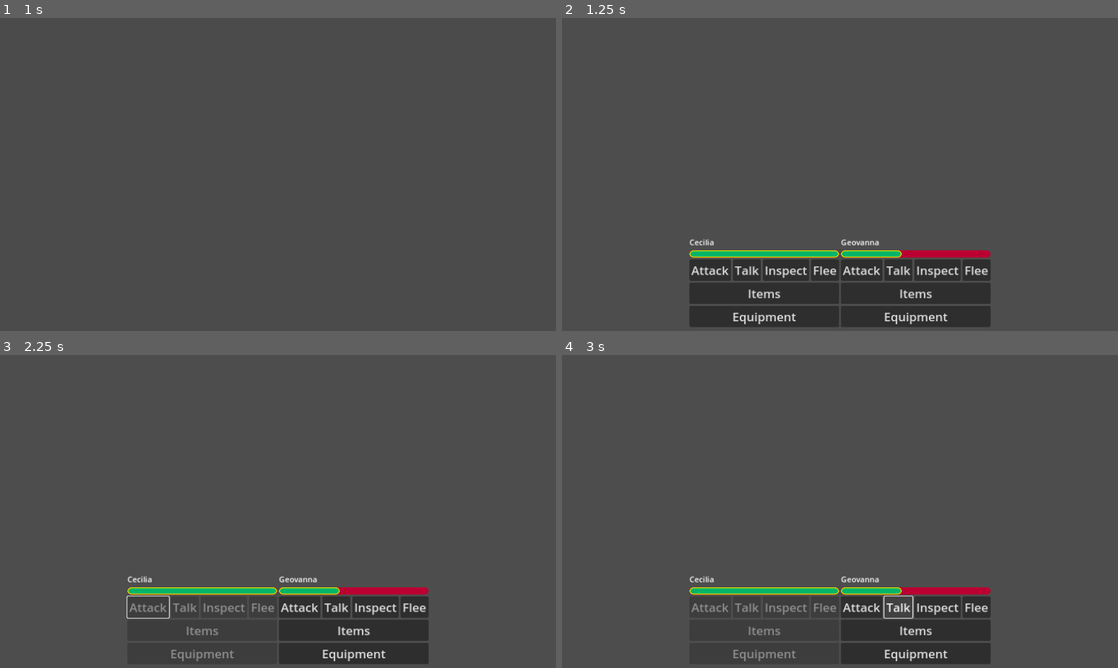
Above: before the commit, frames 1-4 (two rows, left to right).
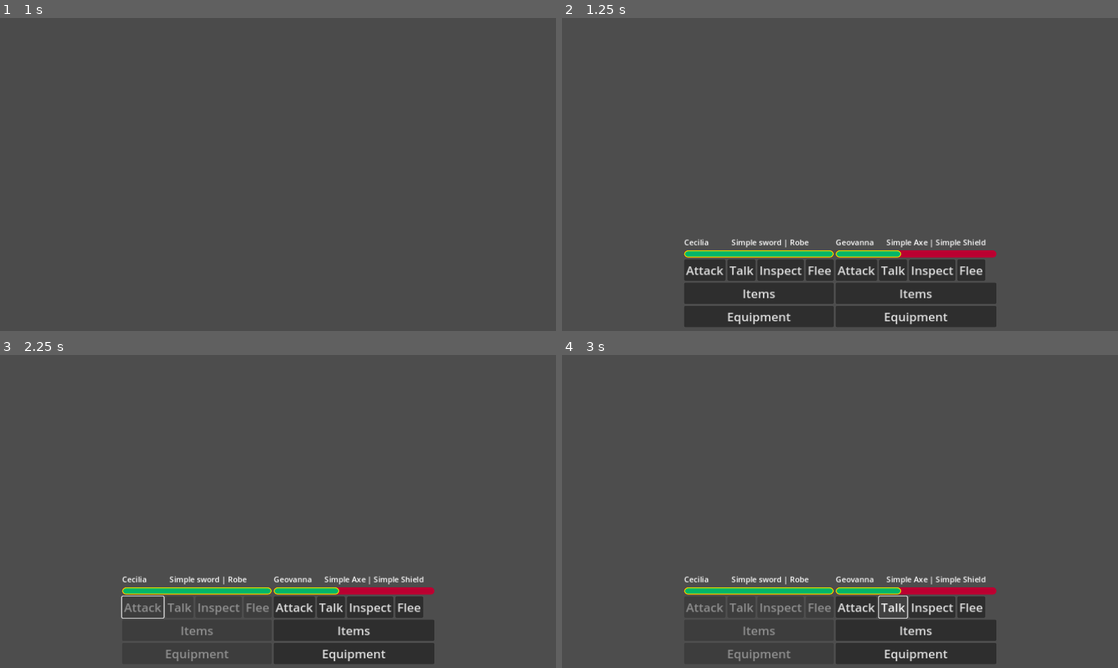
Above: after the commit, the same moments.

Repository: Where-is-my-input/Erratic-Seasons
Game: Godot game, scene res://game_scenes/battle.tscn
Two runs of this game, one before a commit and one after it. Both use one fixed random seed, a clock stepped at 60 frames per second and the inputs below. This scene is started directly instead of the project's main scene. The engine's default icon, where the game draws it, is replaced by a stand-in: a white triangle on a blue panel in a dark square.
Inputs:
- Up to frame 1 (1 s): hold D (right) from 0.53 s (still down)
- Up to frame 2 (1.25 s): keep holding D (right)
- Up to frame 3 (2.25 s): release D (right) at 1.28 s; hold S (down) 1.28-2 s; click "Attack" at 2 s
- Up to frame 4 (3 s): click "Talk" at 2.75 s

Frame 1 is identical in both runs. In frame 2, 2.6% of the frame differs, in the area x 21-79%, y 70-99%; in frame 3, 2.1%; in frame 4, 2.1%.

Commit message:
print player equipment

Diff:
--- a/UI/character_ui.gd
+++ b/UI/character_ui.gd
@@ -2,6 +2,8 @@
 
 @export var hp:ProgressBar
 @export var lblname:Label
+@export var weapon:Label
+@export var armor:Label
 
 @onready var v_box_container = $HBoxContainer/VBoxContainer
 @onready var v_box_container_2 = $HBoxContainer/VBoxContainer2
@@ -36,9 +38,14 @@
 	character.connect("gotHit", updateUI)
 	character.connect("died", dead)
 	character.connect("revived", revive)
+	setEquipments(character)
 	if character.isDead:
 		turnActionAvailable = false
 		setDisabledAll(true)
+
+func setEquipments(c):
+	if c.weapon != null: weapon.text = c.weapon.equipmentName
+	if c.armor != null: armor.text = c.armor.equipmentName
 
 func updateUI(value = 10):
 	#hp.value = character.HP
--- a/UI/character_ui.tscn
+++ b/UI/character_ui.tscn
@@ -4,7 +4,7 @@
 [ext_resource type="Script" path="res://UI/character_ui.gd" id="1_ymnde"]
 [ext_resource type="Theme" uid="uid://bf3mon5s2aex1" path="res://UI/theme.tres" id="2_4fyp8"]
 
-[node name="characterUI" type="BoxContainer" node_paths=PackedStringArray("hp", "lblname")]
+[node name="characterUI" type="BoxContainer" node_paths=PackedStringArray("hp", "lblname", "weapon", "armor")]
 visibility_layer = 2
 anchors_preset = 15
 anchor_right = 1.0
@@ -15,7 +15,9 @@
 size_flags_vertical = 4
 script = ExtResource("1_ymnde")
 hp = NodePath("HBoxContainer/BoxContainer/HP")
-lblname = NodePath("HBoxContainer/BoxContainer/name")
+lblname = NodePath("HBoxContainer/BoxContainer/HBoxContainer/name")
+weapon = NodePath("HBoxContainer/BoxContainer/HBoxContainer/HBoxContainer/weapon")
+armor = NodePath("HBoxContainer/BoxContainer/HBoxContainer/HBoxContainer/armor")
 
 [node name="HBoxContainer" type="VBoxContainer" parent="."]
 layout_mode = 2
@@ -24,9 +26,27 @@
 [node name="BoxContainer" type="VBoxContainer" parent="HBoxContainer"]
 layout_mode = 2
 
-[node name="name" type="Label" parent="HBoxContainer/BoxContainer"]
+[node name="HBoxContainer" type="HBoxContainer" parent="HBoxContainer/BoxContainer"]
+layout_mode = 2
+
+[node name="name" type="Label" parent="HBoxContainer/BoxContainer/HBoxContainer"]
 layout_mode = 2
 text = "Cecilia"
+
+[node name="HBoxContainer" type="HBoxContainer" parent="HBoxContainer/BoxContainer/HBoxContainer"]
+custom_minimum_size = Vector2(250, 0)
+layout_mode = 2
+alignment = 1
+
+[node name="weapon" type="Label" parent="HBoxContainer/BoxContainer/HBoxContainer/HBoxContainer"]
+layout_mode = 2
+
+[node name="Label" type="Label" parent="HBoxContainer/BoxContainer/HBoxContainer/HBoxContainer"]
+layout_mode = 2
+text = "|"
+
+[node name="armor" type="Label" parent="HBoxContainer/BoxContainer/HBoxContainer/HBoxContainer"]
+layout_mode = 2
 
 [node name="HP" type="ProgressBar" parent="HBoxContainer/BoxContainer"]
 custom_minimum_size = Vector2(250, 15)
--- a/characters/defined/cecilia.tscn
+++ b/characters/defined/cecilia.tscn
@@ -3,13 +3,18 @@
 [ext_resource type="PackedScene" uid="uid://vrmulrli4eab" path="res://characters/character.tscn" id="1_4h4kh"]
 [ext_resource type="PackedScene" uid="uid://dlgyrrbpnqyvg" path="res://equipment/equipment.tscn" id="2_g7b8h"]
 
-[node name="character" node_paths=PackedStringArray("armor") instance=ExtResource("1_4h4kh")]
+[node name="character" node_paths=PackedStringArray("weapon", "armor") instance=ExtResource("1_4h4kh")]
 maxHP = 80
 atk = 1500
 isNPC = false
+weapon = NodePath("equipment2")
 armor = NodePath("equipment")
 
 [node name="equipment" parent="." index="0" instance=ExtResource("2_g7b8h")]
 equipmentName = "Robe"
 atk = 0
 def = 5
+
+[node name="equipment2" parent="." index="1" instance=ExtResource("2_g7b8h")]
+atk = 3
+def = 0
--- a/characters/defined/geovanna.tscn
+++ b/characters/defined/geovanna.tscn
@@ -1,9 +1,24 @@
-[gd_scene load_steps=2 format=3 uid="uid://052bwrgegrr6"]
+[gd_scene load_steps=3 format=3 uid="uid://052bwrgegrr6"]
 
 [ext_resource type="PackedScene" uid="uid://vrmulrli4eab" path="res://characters/character.tscn" id="1_dv80v"]
+[ext_resource type="PackedScene" uid="uid://dlgyrrbpnqyvg" path="res://equipment/equipment.tscn" id="2_x81yg"]
 
-[node name="character" instance=ExtResource("1_dv80v")]
+[node name="character" node_paths=PackedStringArray("weapon", "armor") instance=ExtResource("1_dv80v")]
 characterType = 1
 maxHP = 250
 atk = 8
 isNPC = false
+weapon = NodePath("equipment")
+armor = NodePath("equipment2")
+
+[node name="equipment2" parent="." index="0" instance=ExtResource("2_x81yg")]
+equipmentName = "Simple Shield"
+type = 2
+atk = 0
+def = 8
+
+[node name="equipment" parent="." index="1" instance=ExtResource("2_x81yg")]
+equipmentName = "Simple Axe"
+type = 3
+atk = 16
+def = 0
--- a/game_scenes/game_over_minigame/spawner.gd
+++ b/game_scenes/game_over_minigame/spawner.gd
@@ -18,7 +18,6 @@
 	timer.start(randi_range(0, 10 - get_parent().difficulty))
 
 func spawn():
-	print("Spawn called ", global_position)
 	var projectile = MINIGAME_PROJECTILE.instantiate()
 	projectile.movement = Vector2(randi_range(movementFrom.x, movementTo.x), randi_range(movementFrom.y, movementTo.y))
 	add_child(projectile)
